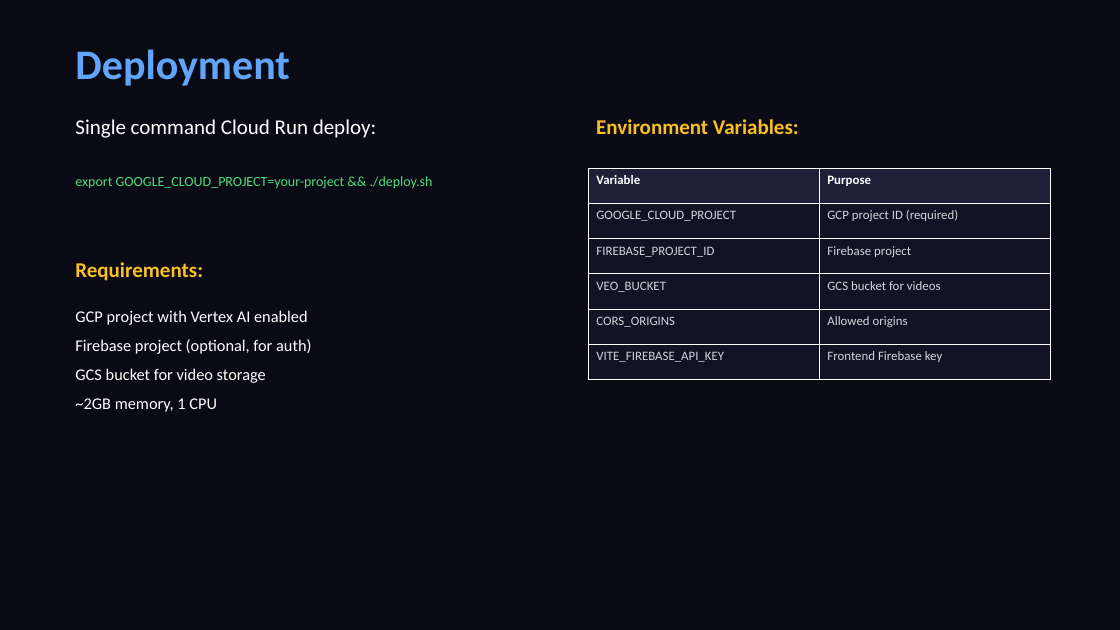
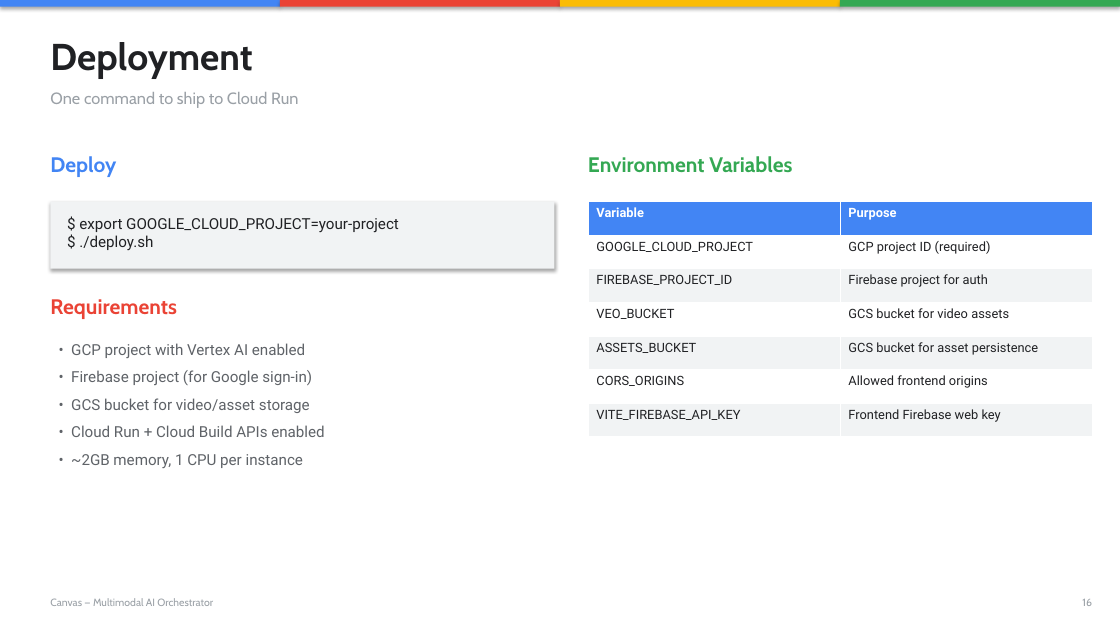
Before and after one commit to gauravz7/canvas, a slide deck: slide 16 of docs/Canvas_Product_Deck.pptx (slide 13 before the commit). Drawn at 1120x630 pixels with LibreOffice and Linux fonts; fonts in the diff are those of the drawing. Boxes give left, top, right and bottom in pixels: in the first picture for what was removed or moved away, otherwise in the second. Text is boxed around its words. In the diff, an @@ line names an element or a change of style, - is before the commit and + after.

```diff
--- a/docs/Canvas_Product_Deck.pptx
+++ b/docs/Canvas_Product_Deck.pptx
@@ background #0A0A14 to #FFFFFF @@
@@ rectangle added at [0, 0, 280, 7], fill #4285F4 @@
@@ rectangle added at [280, 0, 560, 7], fill #EA4335 @@
@@ rectangle added at [560, 0, 840, 7], fill #FBBC04 @@
@@ rectangle added at [840, 0, 1120, 7], fill #34A853 @@
@@ text "Deployment": place and size @@
-text "Deployment" at [75, 49, 290, 86]
+text "Deployment" at [50, 42, 252, 79]
@@ text "Deployment" at [50, 42, 252, 79]: size 36 to 32 pt, font Calibri to Cabin, text colour #60A5FA to #202124 @@
@@ text added at [50, 92, 298, 108], 14 pt, text #9AA0A6 @@
+One command to ship to Cloud Run
@@ text at [50, 156, 116, 177]: text changed; font Calibri to Cabin; text colour #FFFFFF to #4285F4; bold on @@
-Single command Cloud Run deploy:
+Deploy
@@ text at [588, 156, 792, 173]: text changed; font Calibri to Cabin; text colour #FBBF24 to #34A853 @@
-Environment Variables:
+Environment Variables
@@ rectangle added at [50, 202, 555, 269], fill #F1F3F4 @@
@@ table at [588, 202, 1092, 437] @@
-row 3: FIREBASE_PROJECT_ID | Firebase project
-row 4: VEO_BUCKET | GCS bucket for videos
-row 5: CORS_ORIGINS | Allowed origins
-row 6: VITE_FIREBASE_API_KEY | Frontend Firebase key
+row 3: FIREBASE_PROJECT_ID | Firebase project for auth
+row 4: VEO_BUCKET | GCS bucket for video assets
+row 5: ASSETS_BUCKET | GCS bucket for asset persistence
+row 6: CORS_ORIGINS | Allowed frontend origins
+row 7: VITE_FIREBASE_API_KEY | Frontend Firebase web key
@@ table: place and size @@
-table at [588, 168, 1050, 380]
+table at [588, 202, 1092, 437]
@@ text at [79, 218, 399, 250]: text changed; size 12 to 13 pt; font Calibri to Roboto; text colour #4ADE80 to #202124 @@
-export GOOGLE_CLOUD_PROJECT=your-project && ./deploy.sh
+$ export GOOGLE_CLOUD_PROJECT=your-project
+$ ./deploy.sh
@@ text at [50, 299, 177, 319]: text changed; font Calibri to Cabin; text colour #FBBF24 to #EA4335 @@
-Requirements:
+Requirements
@@ text at [71, 343, 324, 468]: text changed; size 14 to 13 pt; font Calibri to Roboto; text colour #FFFFFF to #5F6368 @@
-GCP project with Vertex AI enabled
-Firebase project (optional, for auth)
-GCS bucket for video storage
-~2GB memory, 1 CPU
+• GCP project with Vertex AI enabled
+• Firebase project (for Google sign-in)
+• GCS bucket for video/asset storage
+• Cloud Run + Cloud Build APIs enabled
+• ~2GB memory, 1 CPU per instance
@@ text added at [50, 598, 213, 606], 9 pt, text #9AA0A6 @@
+Canvas — Multimodal AI Orchestrator
@@ text added at [1082, 599, 1092, 606], 9 pt, text #9AA0A6 @@
+16
```
Also in this commit, not shown: 11 other slides changed, 6 slides added, 2 slides removed.
